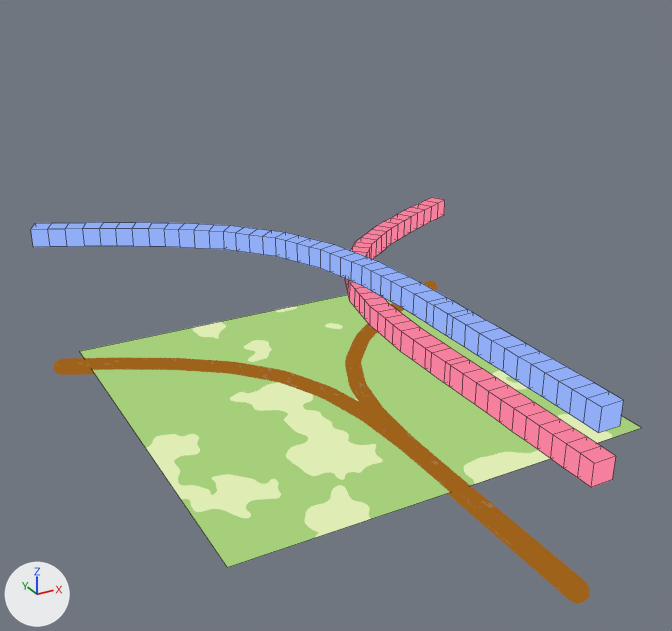
A saved change to the Blender file App Store Art/Explorer/Explorer Icon.blend.
The view is the same before and after, from a 50 mm lens placed at (-10.79, -19.51, 11.86), pointed at (-1.18, -2.03, 3.12). The axes (+X, +Y, +Z) are drawn at lower left. The lights are the same throughout. Mesh edges are drawn as thin lines on the coarser meshes.

Objects in the first picture: 'Dirt', 'Dirt.001', 'Dirt.002', 'Plane'.
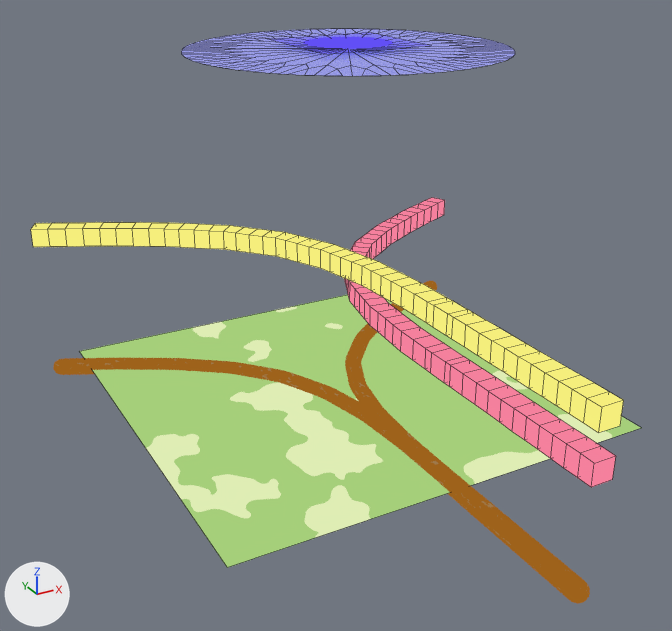
Commit message: Update explorer art

Where the change shows, as pixel boxes (x1, y1, x2, y2) in the pictures (672 x 631 px):
'Dirt.001', recoloured (blue to yellow)
    both: (31, 222, 624, 433)
'Circle', added
    after: (181, 29, 515, 76)
'person.circle.fill@3x', added
    after: (303, 37, 393, 49)

What changed in the scene script:
```text
Add ng_iap_shadeless:
    ng_iap_shadeless = bpy.data.node_groups.new('IAP_SHADELESS', 'ShaderNodeTree')
    # nodes: BsdfDiffuse, Emission, LightPath, Math, MixShader
Change mat_path_blue:
    where n1 = _N.new('ShaderNodeRGB'); n1.name = 'RGB'
    n1.outputs[0].default_value: (0.28, 0.417, 0.911, 1.0) -> (0.911, 0.858, 0.202, 1.0)  # 'Color', blue #90adf5 -> 'Color', yellow #f5ee7c
Add mat_material:
    mat_material = principled_material('Material')
    mat_material.base_color = (1.0, 1.0, 1.0)  # white #ffffff
    mat_material.alpha = 0.209
    mat_material.emission_color = (0.00976, 0.00398, 1.0)  # blue #190dff
    mat_material.emission_strength = 2.0
Add mat_person_circle_fill_3x:
    mat_person_circle_fill_3x = bpy.data.materials.new('person.circle.fill@3x')
    # nodes: BsdfTransparent, Group, Math, MixShader, OutputMaterial, TexCoord, ValToRGB, VectorMath
    # colours: blue #624ff5, white #ffffff, black #000000
Add me_circle:
    me_circle.from_pydata(...)  # 32 vertices, 1 face; spans x -1.0..1.0, y -1.0..1.0, z 0.0
    me_circle.materials.append(mat_material)  # white #ffffff
Add me_person_circle_fill_3x:
    me_person_circle_fill_3x.from_pydata(...)  # 4 vertices, 1 face; spans x -0.5..0.5, y -0.5..0.5, z 0.0
    me_person_circle_fill_3x.materials.append(mat_person_circle_fill_3x)
Add ob_circle:
    ob_circle = bpy.data.objects.new('Circle', me_circle)
    ob_circle.location = (0.0, -0.45, 8.9)
    ob_circle.scale = (3.78, 3.78, 3.78)
    _m = ob_circle.modifiers.new('Subdivision', 'SUBSURF')
    _m.levels = 2
Add ob_person_circle_fill_3x:
    ob_person_circle_fill_3x = bpy.data.objects.new('person.circle.fill@3x', me_person_circle_fill_3x)
    ob_person_circle_fill_3x.location = (0.0, -0.45, 9.04)
    ob_person_circle_fill_3x.scale = (2.73, 2.73, 2.73)
```
